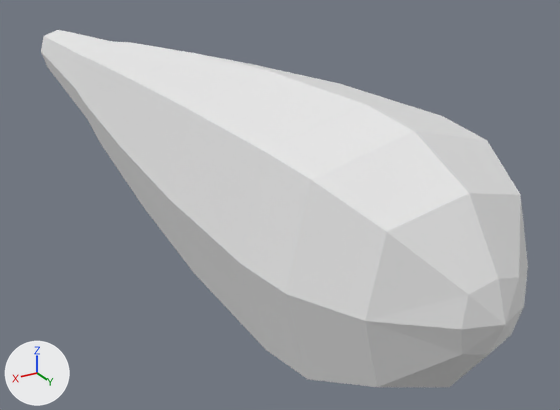
The OBJ model Project/Application/Resources/Model/Weapon/Club/Club.obj, before and after one commit.
Both versions are drawn from a camera (50 mm lens) standing at (1.93, 6.7, 1.51) and looking at (-0.43, 2.76, -0.46). Lighting does not change. The marker at lower left points along +X, +Y and +Z. Where no turn or scale is listed for an object, it has been applied to the vertices.
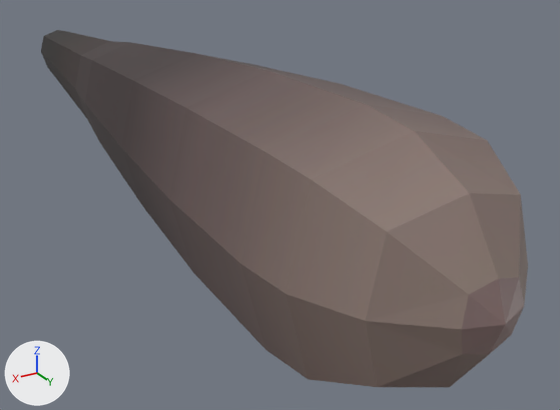
Changed parts and their boxes (x1, y1, x2, y2) in the pictures (560 x 410 px):
```json
{"object": "Cube.001", "change": "surface changed", "before": [41, 30, 528, 387], "after": [41, 30, 528, 387]}
```

Scene script edits in JSON lines:
```json
{"op": "add", "block": "img_club_png", "code": ["img_club_png = load_image('Club.png', 'Club.png', 1024, 1024, 'sRGB')"]}
{"op": "remove", "block": "mat_material_001", "code": "mat_material_001.base_color = (0.8, 0.8, 0.8)  # white #e7e7e7"}
{"op": "set", "path": "mat_material_001.roughness", "old": "1.0", "new": "0.5"}
{"op": "add", "block": "mat_material_001", "code": "mat_material_001.texture = img_club_png"}
{"block": "me_cube_001", "where": "me_cube_001.from_pydata(...)  # 74 vertices, 144 faces; spans x -0.59..0.59, y -0.52..5.06, z -0.59..0.61"}
{"block": "me_cube_001", "where": "# used by ob_cube_001; location = (0.0, 0.0, 0.0)"}
{"block": "me_cube_001", "change": "me_cube_001 part 1: texture (UV) coordinates of 144 of 144 faces, centred in x -0.54..0.54, y -0.45..5.01, z -0.54..0.56, changed; they spanned u 0.12..0.88, v 0.0..1.0 and now span u 0.02..0.98, v 0.16..0.8"}
```
